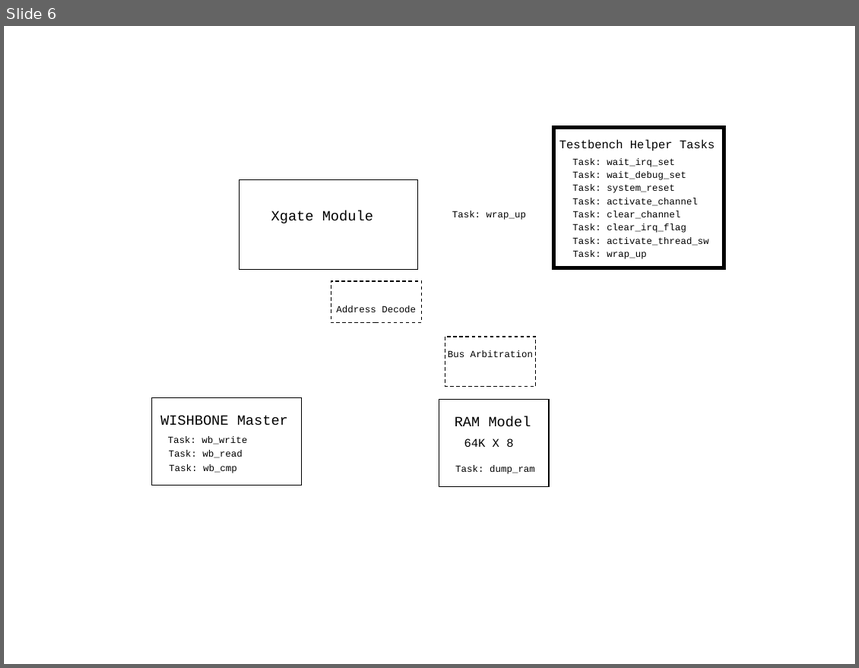
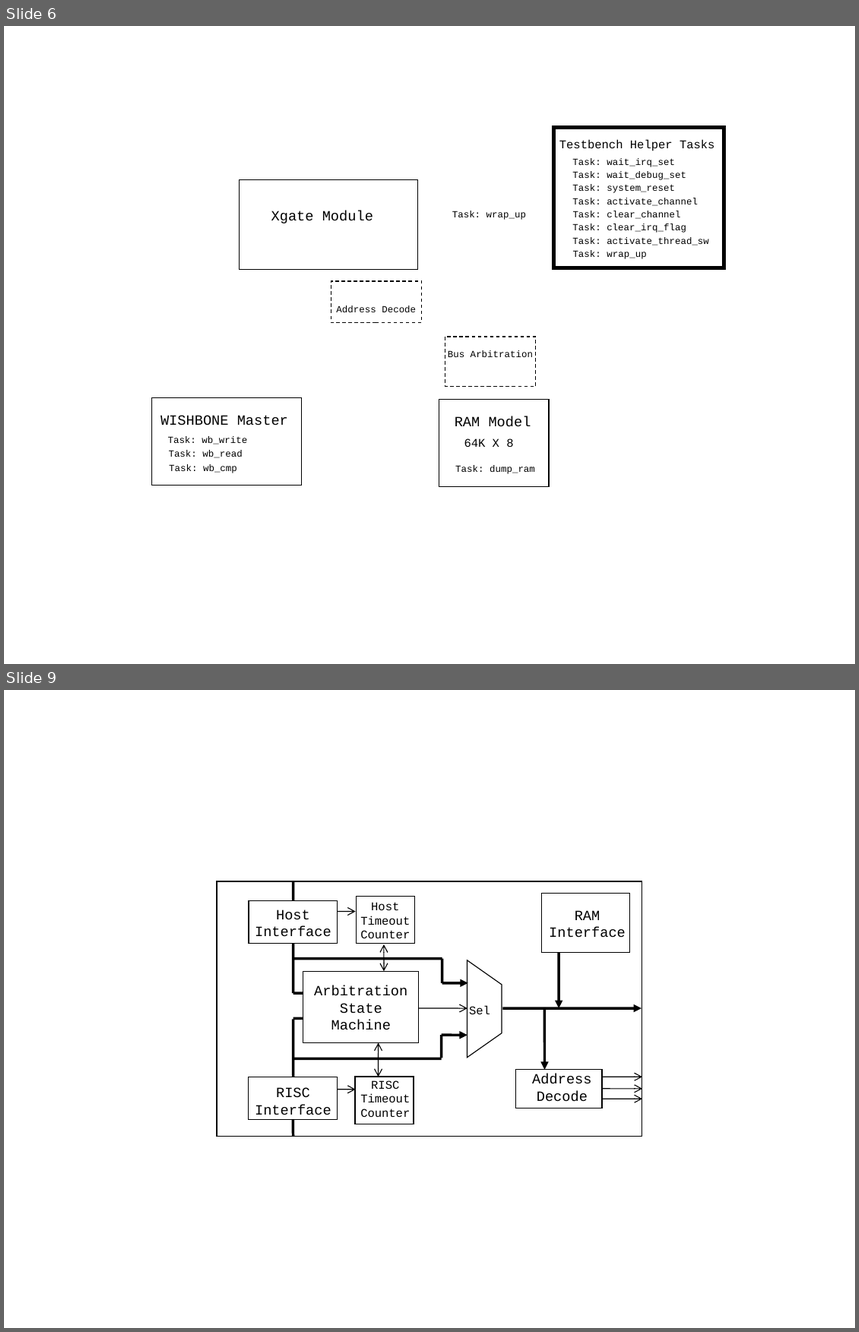
Before and after one commit to freecores/xgate, a slide deck: doc/src/xgate_Structure.ppt. Shown one above the other, each under a label of ours: slide 6 before the commit, slides 6 and 9 after it; the slides between them are not shown. The pictures are 859x668 and 859x1332 pixels, drawn with LibreOffice and Linux fonts; fonts in the diff are those of the drawing. Boxes give left, top, right and bottom in pixels: in the first picture for what was removed or moved away, otherwise in the second. Text is boxed around its words. In the diff, an @@ line names an element or a change of style, - is before the commit and + after.

```diff
--- a/doc/src/xgate_Structure.ppt
+++ b/doc/src/xgate_Structure.ppt
@@ slide 9 added at (4,690,855,1328), background #FFFFFF @@
@@ group added at (217,882,642,1137): 11 arrows, 10 lines, 8 rectangles, 7 texts, 2 double arrows, 1 freeform shape @@
+Arbitration
+State
+Machine
+RAM
+Interface
+Address
+Decode
+RISC
+Timeout
+Counter
+Host
+Interface
+RISC
+Interface
+Host
+Timeout
+Counter
+Sel
```
Also in this commit, not shown: 2 other slides added.
